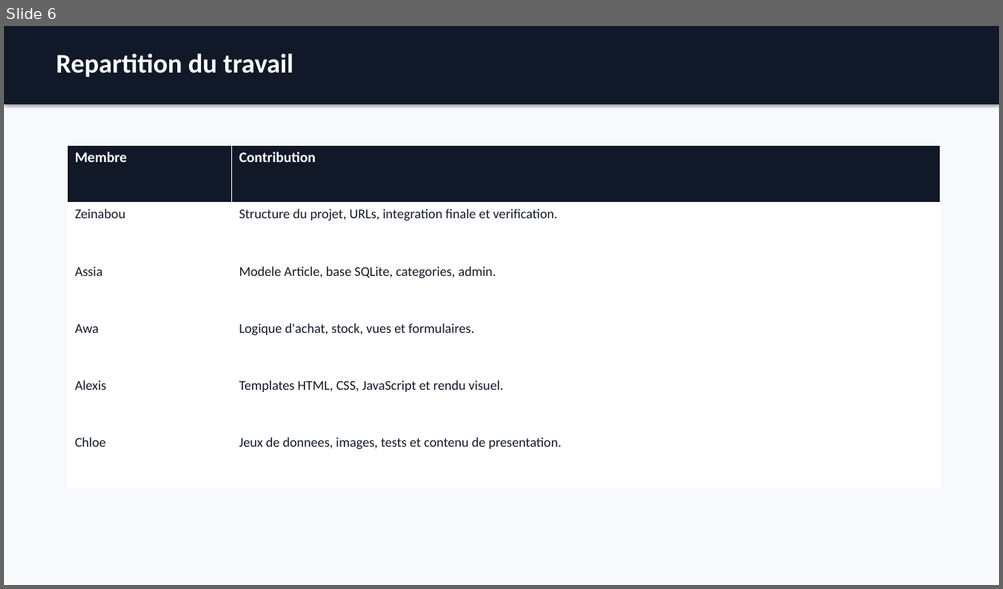
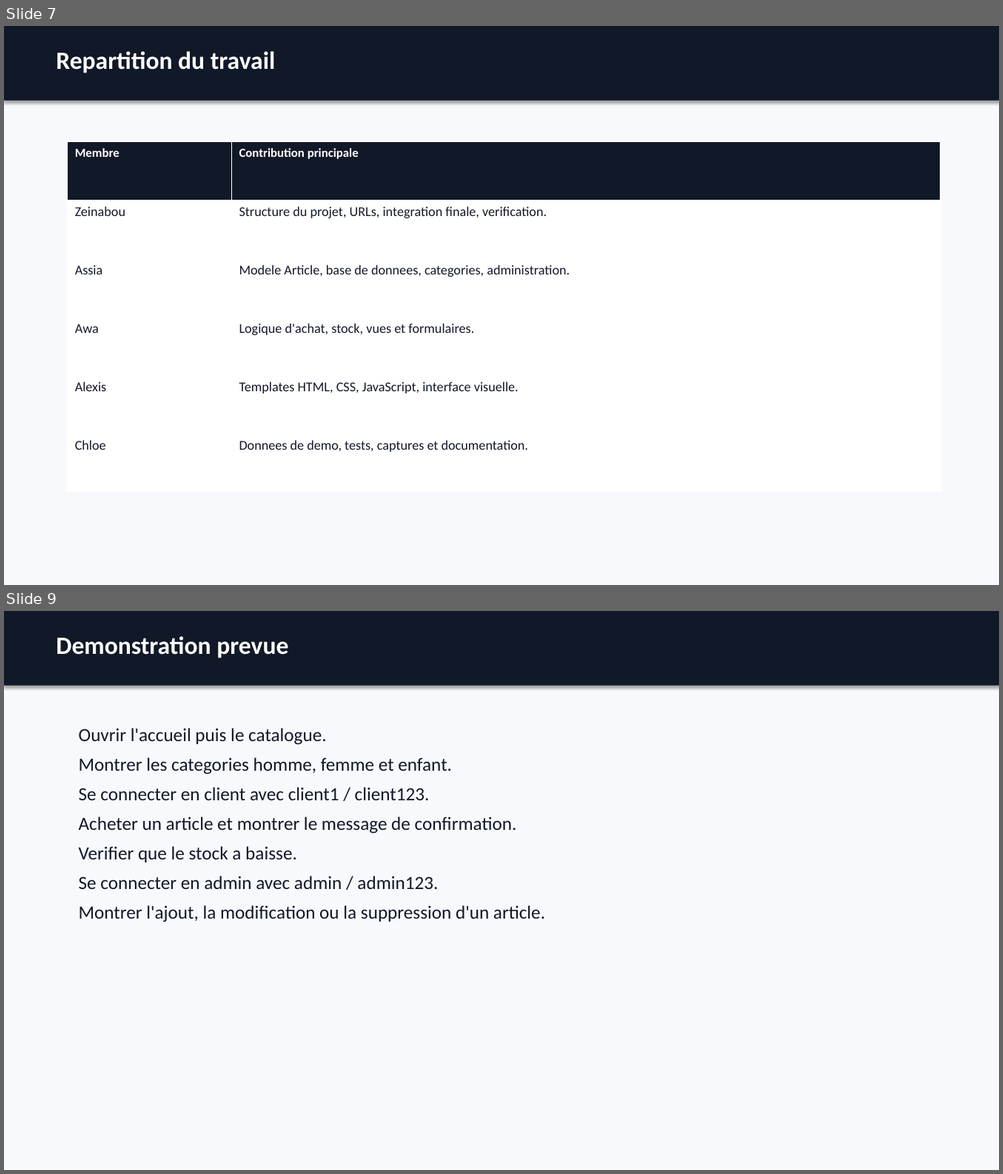
Before and after one commit to Djakumani/Projet-Python-Boutique, a slide deck: docs/presentation_soutenance_boutique.pptx. Shown one above the other, each under a label of ours: slide 6 before the commit, slides 7 and 9 after it; the slides between them are not shown. The pictures are 1003x589 and 1003x1174 pixels, drawn with LibreOffice and Linux fonts; fonts in the diff are those of the drawing. Boxes give left, top, right and bottom in pixels: in the first picture for what was removed or moved away, otherwise in the second. Text is boxed around its words. In the diff, an @@ line names an element or a change of style, - is before the commit and + after.

Commit message:
Expand soutenance materials and update women images

```diff
--- a/docs/presentation_soutenance_boutique.pptx
+++ b/docs/presentation_soutenance_boutique.pptx
@@ slide 9 added at (4, 611, 999, 1170), background #F7F9FC @@
@@ rectangle added at (4, 611, 999, 686), fill #111827 @@
@@ text added at (56, 636, 288, 658), 24 pt, text #FFFFFF, bold @@
+Demonstration prevue
@@ text added at (79, 728, 545, 923), 18 pt, text #111827 @@
+Ouvrir l'accueil puis le catalogue.
+Montrer les categories homme, femme et enfant.
+Se connecter en client avec client1 / client123.
+Acheter un article et montrer le message de confirmation.
+Verifier que le stock a baisse.
+Se connecter en admin avec admin / admin123.
+Montrer l'ajout, la modification ou la suppression d'un article.
@@ what was slide 6 is now slide 7 @@
@@ slide 7 changed as well @@
@@ rectangle: place and size @@
-rectangle at (4, 26, 999, 104)
+rectangle at (4, 26, 999, 101)
@@ text "Repartition du travail" at (56, 51, 275, 73): size 26 to 24 pt @@
@@ table at (68, 141, 940, 492) @@
-row 1, column 2: Contribution
+row 1, column 2: Contribution principale
-row 2, column 2: Structure du projet, URLs, integration finale et verification.
+row 2, column 2: Structure du projet, URLs, integration finale, verification.
-row 3, column 2: Modele Article, base SQLite, categories, admin.
+row 3, column 2: Modele Article, base de donnees, categories, administration.
-row 5, column 2: Templates HTML, CSS, JavaScript et rendu visuel.
+row 5, column 2: Templates HTML, CSS, JavaScript, interface visuelle.
-row 6, column 2: Jeux de donnees, images, tests et contenu de presentation.
+row 6, column 2: Donnees de demo, tests, captures et documentation.
@@ size 14 to 12 pt in "Membre" @@
@@ table: place and size @@
-table at (68, 145, 940, 488)
+table at (68, 141, 940, 492)
```
Also in this commit, not shown: 4 other slides changed, 7 other slides added, 2 slides removed, 5 other files.
